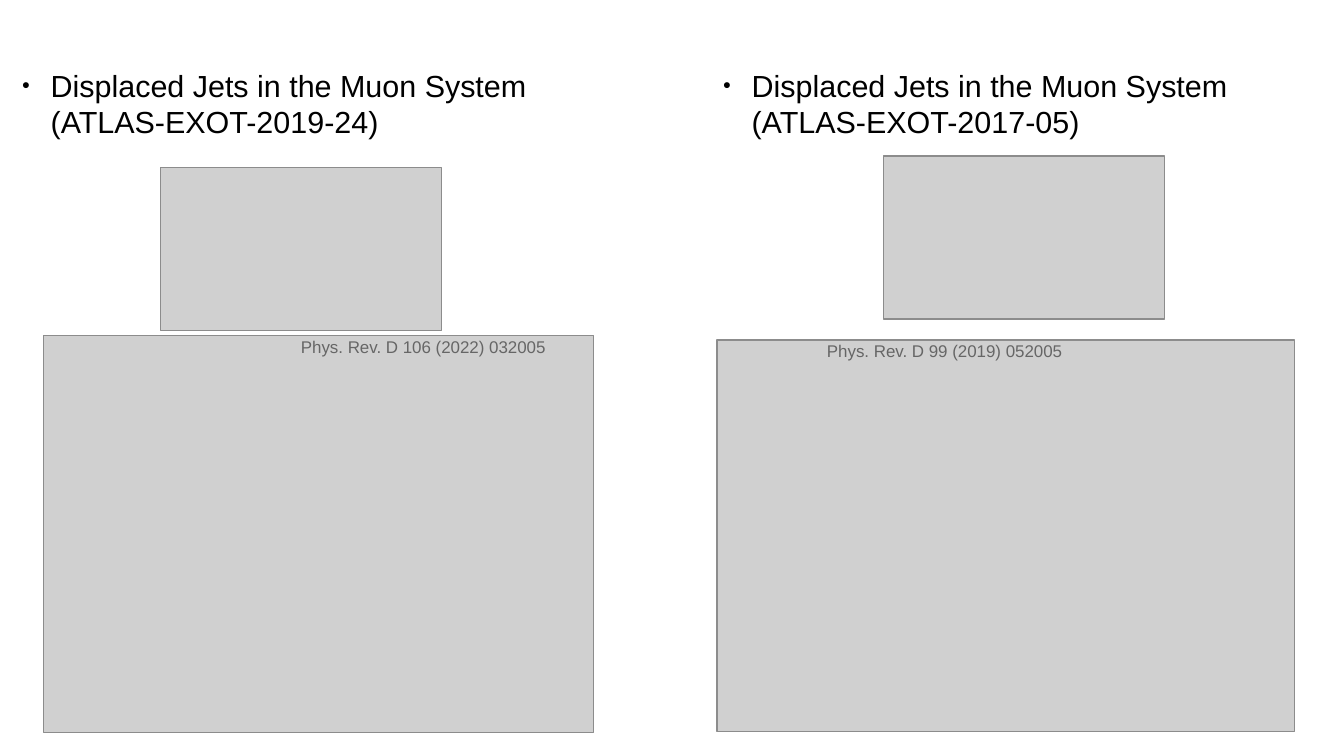
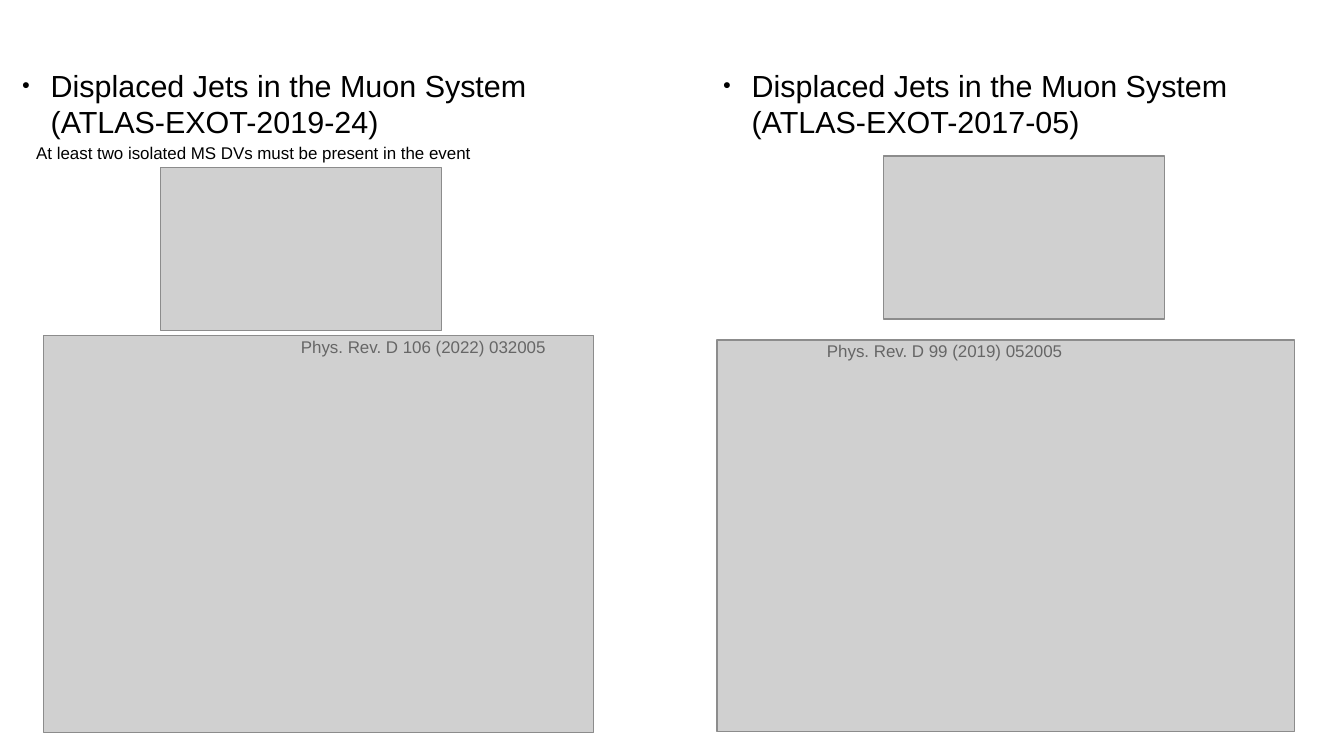
Before and after one commit to andlessa/back2futureTrigger, a slide deck: slide 3 of notes/B2TF_otherLLPsearches.odp. Drawn at 1344x756 pixels with LibreOffice and Linux fonts; fonts in the diff are those of the drawing; grey boxes stand for pictures. Boxes give left, top, right and bottom in pixels: in the first picture for what was removed or moved away, otherwise in the second. Text is boxed around its words. In the diff, an @@ line names an element or a change of style, - is before the commit and + after.

```diff
--- a/notes/B2TF_otherLLPsearches.odp
+++ b/notes/B2TF_otherLLPsearches.odp
@@ text added at (x1=36, y1=146, x2=470, y2=163), 10 pt, text #000000 @@
+At least two isolated MS DVs must be present in the event
```
Also in this commit, not shown: 6 other files.
